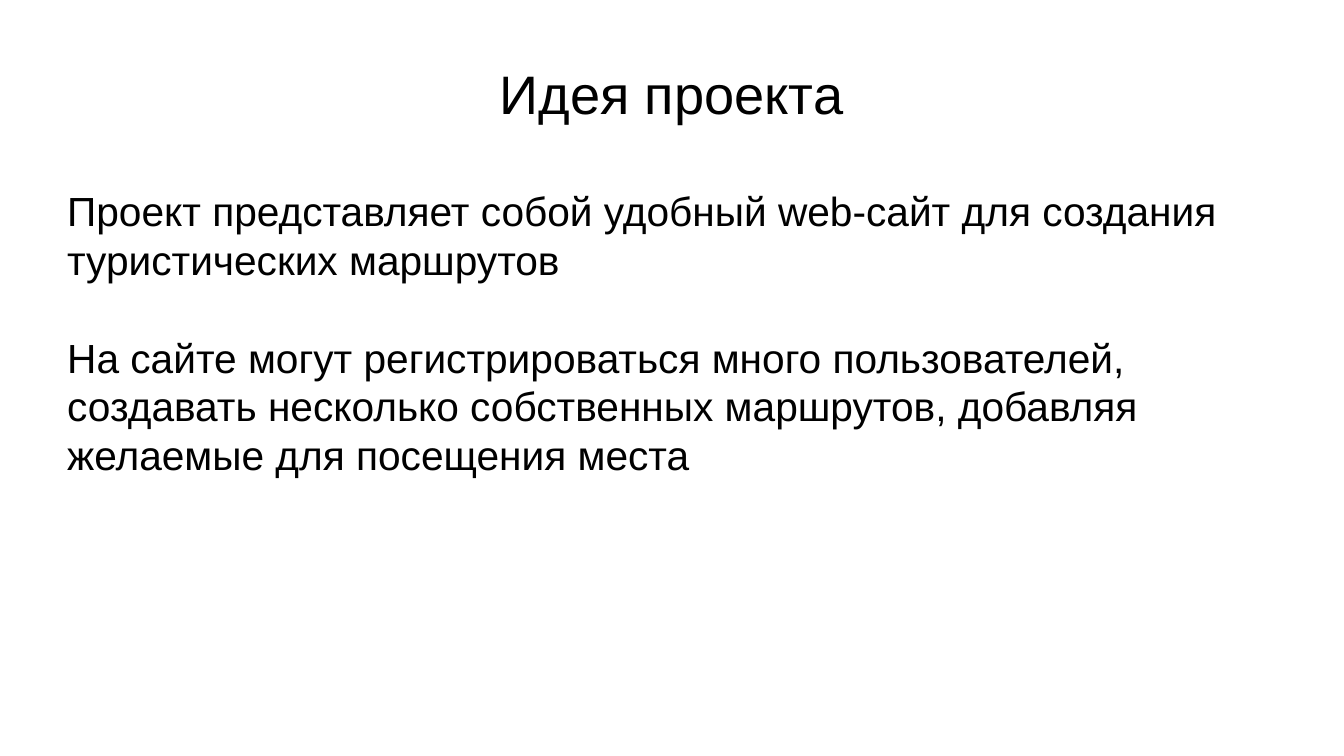
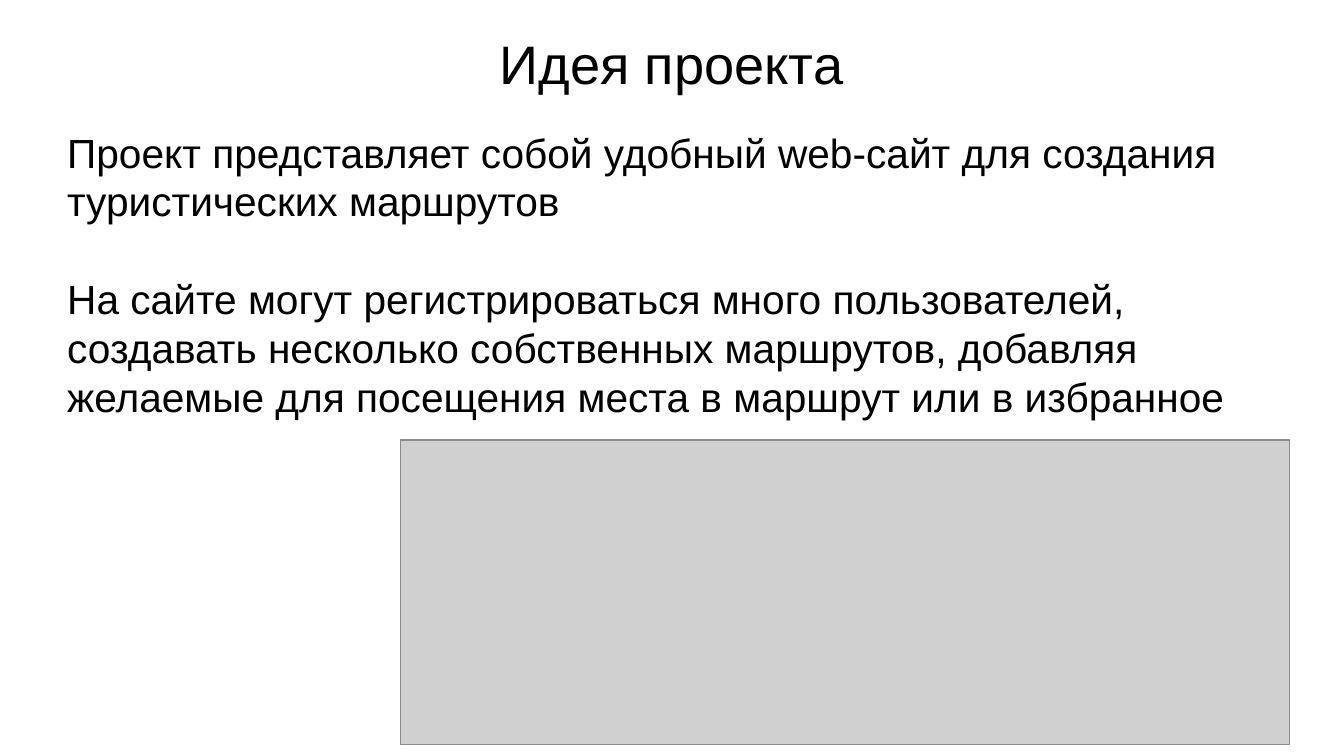
Before and after one commit to GrigoriyBobkov/WEB-project, a slide deck: slide 2 of doc/Презентация WEB.pptx. Drawn at 1344x756 pixels with LibreOffice and Linux fonts; fonts in the diff are those of the drawing; grey boxes stand for pictures. Boxes give left, top, right and bottom in pixels: in the first picture for what was removed or moved away, otherwise in the second. Text is boxed around its words. In the diff, an @@ line names an element or a change of style, - is before the commit and + after.

```diff
--- a/doc/Презентация WEB.pptx
+++ b/doc/Презентация WEB.pptx
@@ title "Идея проекта": place and size @@
-title "Идея проекта" at [500, 76, 843, 124]
+title "Идея проекта" at [500, 46, 843, 94]
@@ subtitle "Проект представляет собой удобный web-сайт ...": place and size @@
-subtitle "Проект представляет собой удобный web-сайт ..." at [67, 195, 1216, 478]
+subtitle "Проект представляет собой удобный web-сайт ..." at [67, 137, 1224, 419]
@@ subtitle at [67, 283, 1224, 419]: text changed @@
-На сайте могут регистрироваться много пользователей, создавать несколько собственных маршрутов, добавляя желаемые для посещения места
+На сайте могут регистрироваться много пользователей, создавать несколько собственных маршрутов, добавляя желаемые для посещения места в маршрут или в избранное
@@ picture added at [401, 440, 1290, 745] @@
```
Also in this commit, not shown: 3 other slides changed, 1 slide added, 1 slide removed, 2 other files.
